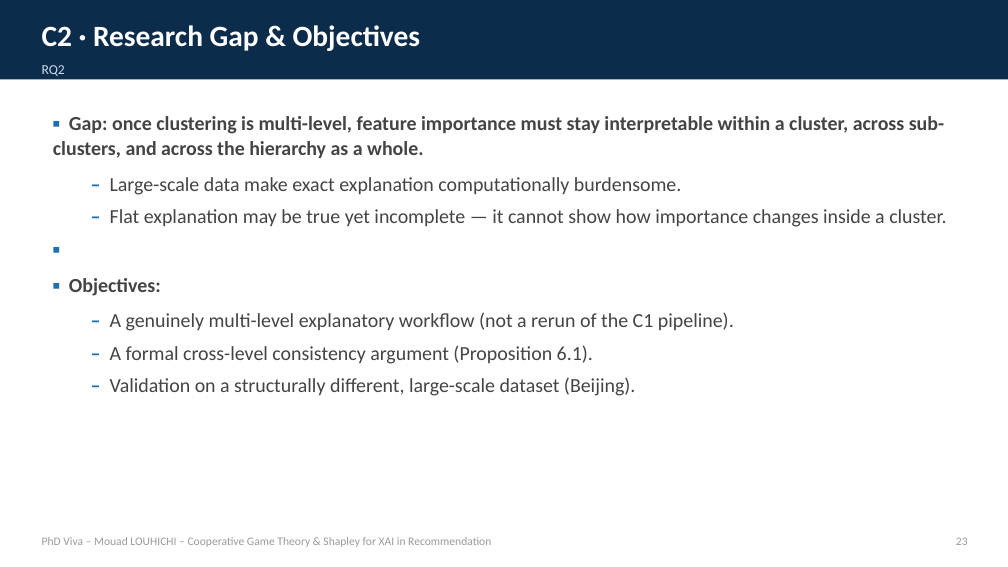
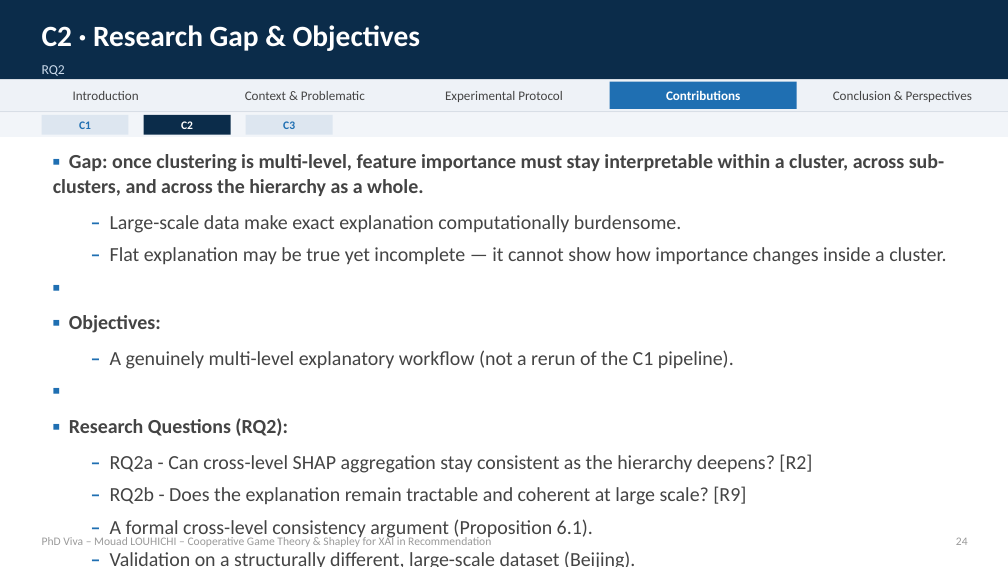
Before and after one commit to mouadlouhichi/phd-prep, a slide deck: slide 30 of viva/MOUAD_LOUHICHI_VIVA.pptx (slide 29 before the commit). Drawn at 1008x567 pixels with LibreOffice and Linux fonts; fonts in the diff are those of the drawing. Boxes give left, top, right and bottom in pixels: in the first picture for what was removed or moved away, otherwise in the second. Text is boxed around its words. In the diff, an @@ line names an element or a change of style, - is before the commit and + after.

Commit message:
Enhance viva deck: intro images, nav bar, data/metrics detail, contribution RQ/objectives, references, paper-figure workflows

```diff
--- a/viva/MOUAD_LOUHICHI_VIVA.pptx
+++ b/viva/MOUAD_LOUHICHI_VIVA.pptx
@@ rectangle added at box(0, 79, 1008, 111), fill #EEF2F7 @@
@@ rectangle added at box(609, 82, 796, 109), fill #1F6FB2 @@
@@ rectangle added at box(0, 111, 1008, 113), fill #D8DEE6 @@
@@ rectangle added at box(0, 113, 1008, 137), fill #F2F5F9 @@
@@ rectangle added at box(42, 115, 129, 135), fill #DDE6F0 @@
@@ text added at box(73, 91, 139, 100), 12.5 pt, text #444444 @@
+Introduction
@@ rectangle added at box(144, 115, 231, 135), fill #0B2C4A @@
@@ text added at box(245, 91, 365, 100), 12.5 pt, text #444444 @@
+Context & Problematic
@@ rectangle added at box(246, 115, 333, 135), fill #DDE6F0 @@
@@ text added at box(445, 91, 563, 102), 12.5 pt, text #444444 @@
+Experimental Protocol
@@ text added at box(666, 90, 740, 100), 12.5 pt, text #FFFFFF, bold @@
+Contributions
@@ text added at box(833, 91, 972, 102), 12.5 pt, text #444444 @@
+Conclusion & Perspectives
@@ text "▪ Gap: once clustering is ...": place and size @@
-text "▪ Gap: once clustering is ..." at box(53, 116, 946, 396)
+text "▪ Gap: once clustering is ..." at box(53, 154, 946, 567)
@@ text added at box(79, 121, 91, 129), 11 pt, text #1F6FB2, bold @@
+C1
@@ text added at box(181, 121, 193, 129), 11 pt, text #FFFFFF, bold @@
+C2
@@ text added at box(283, 121, 295, 129), 11 pt, text #1F6FB2, bold @@
+C3
@@ text at box(69, 418, 812, 505): paragraphs added @@
+▪
+▪ Research Questions (RQ2):
+  – RQ2a - Can cross-level SHAP aggregation stay consistent as the hierarchy deepens? [R2]
+  – RQ2b - Does the explanation remain tractable and coherent at large scale? [R9]
@@ text at box(956, 537, 968, 545): text changed @@
-23
+24
```
Also in this commit, not shown: 49 other slides changed, 2 slides added, 2 other files.
